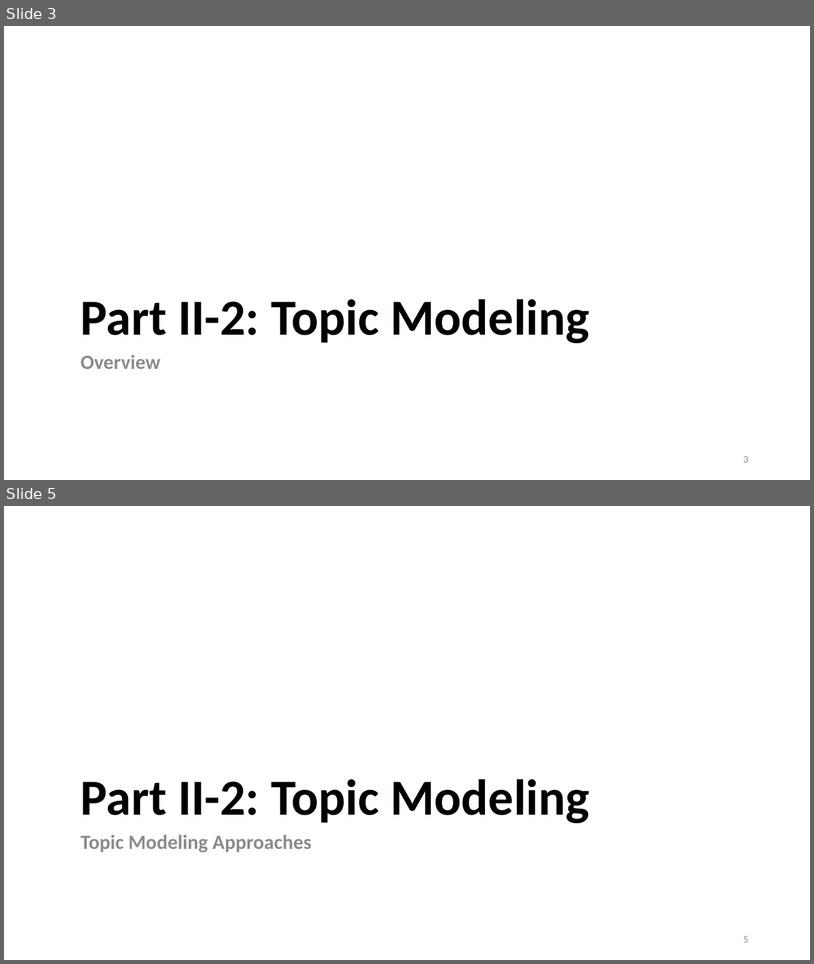
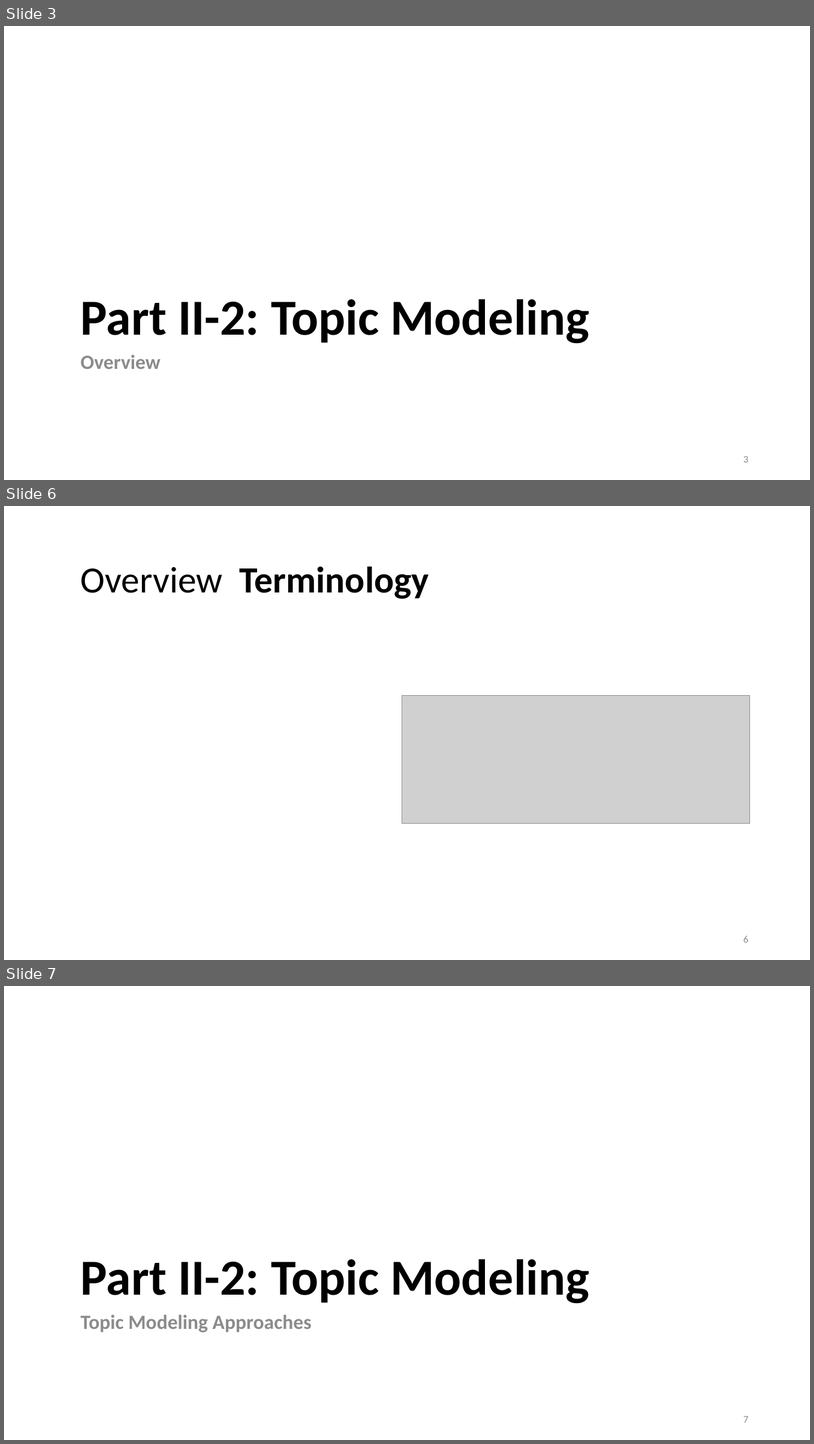
Before and after one commit to lisa-wm/consulting, a slide deck: 5_seminar/Contents_Part_02/slides/slides_II_2.pptx. Shown one above the other, each under a label of ours: slides 3 and 5 before the commit, slides 3, 6 and 7 after it; the slides between them are not shown. The pictures are 814x964 and 814x1444 pixels, drawn with LibreOffice and Linux fonts; fonts in the diff are those of the drawing; grey boxes stand for pictures. Boxes give left, top, right and bottom in pixels: in the first picture for what was removed or moved away, otherwise in the second. Text is boxed around its words. In the diff, an @@ line names an element or a change of style, - is before the commit and + after.

```diff
--- a/5_seminar/Contents_Part_02/slides/slides_II_2.pptx
+++ b/5_seminar/Contents_Part_02/slides/slides_II_2.pptx
@@ slide 6 added at (4, 506, 810, 960), background #FFFFFF @@
@@ title added at (81, 566, 429, 599), 44 pt, text #000000, bold @@
+Overview Terminology
@@ picture added at (402, 696, 750, 823) @@
@@ page number added at (744, 936, 749, 942), 12 pt, text #8C8C8C @@
+6
@@ what was slide 5 is now slide 7 @@
@@ page number at (744, 1416, 749, 1422): text changed @@
-5
+7
```
Also in this commit, not shown: 3 slides changed, 6 other slides added, 1 slide removed, 5 other files.
